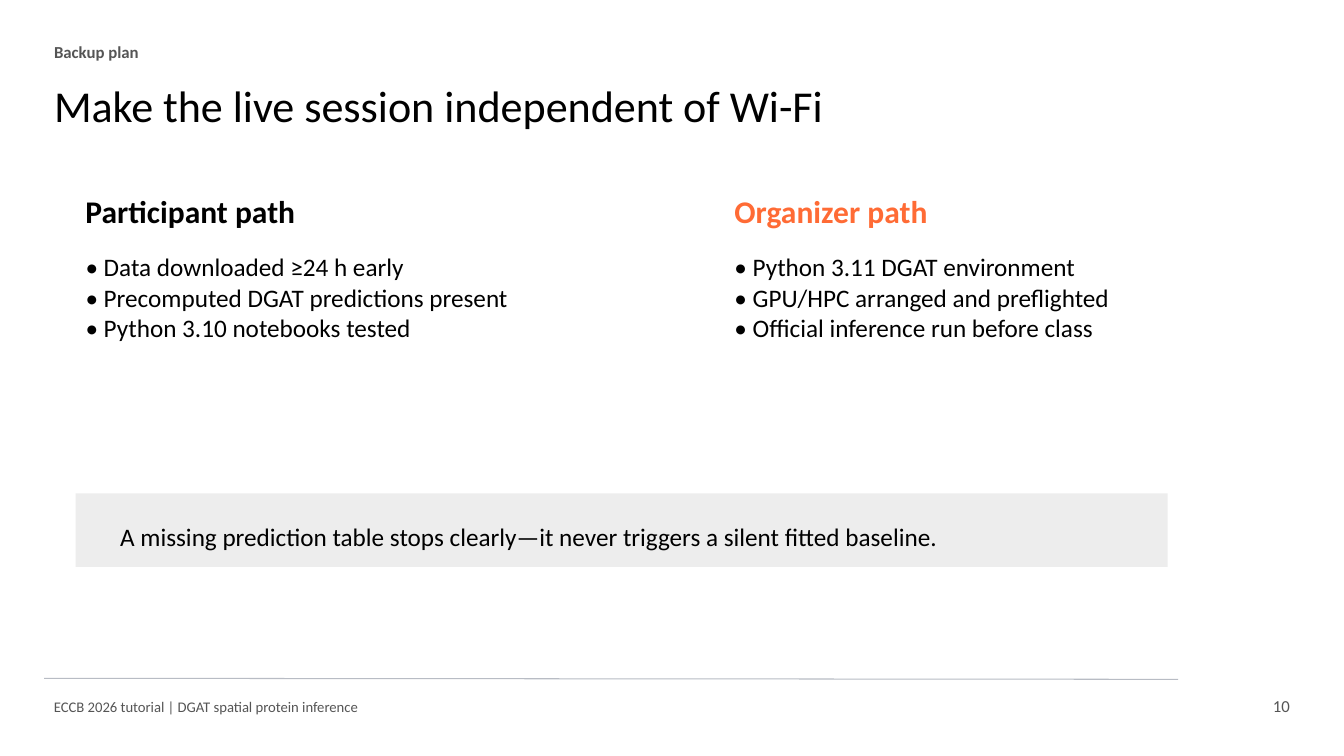
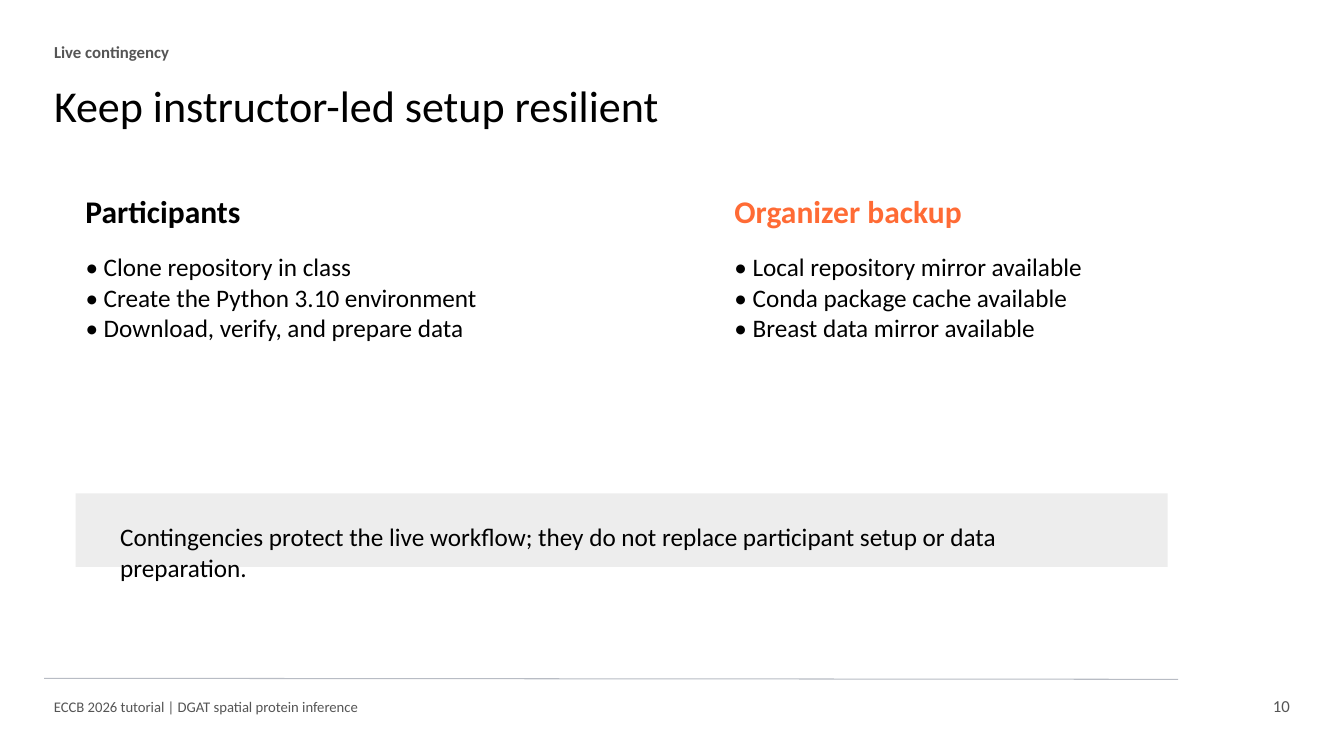
Before and after one commit to osmanbeyoglulab/ECCB-2026-Tutorial, a slide deck: slide 10 of overview/eccb_2026_dgat_tutorial_slides.pptx. Drawn at 1344x756 pixels with LibreOffice and Linux fonts; fonts in the diff are those of the drawing. Boxes give left, top, right and bottom in pixels: in the first picture for what was removed or moved away, otherwise in the second. Text is boxed around its words. In the diff, an @@ line names an element or a change of style, - is before the commit and + after.

```diff
--- a/overview/eccb_2026_dgat_tutorial_slides.pptx
+++ b/overview/eccb_2026_dgat_tutorial_slides.pptx
@@ text at (x1=54, y1=46, x2=169, y2=61): text changed @@
-Backup plan
+Live contingency
@@ text at (x1=54, y1=91, x2=659, y2=129): text changed @@
-Make the live session independent of Wi-Fi
+Keep instructor-led setup resilient
@@ text at (x1=85, y1=201, x2=240, y2=228): text changed @@
-Participant path
+Participants
@@ text at (x1=734, y1=201, x2=961, y2=229): text changed @@
-Organizer path
+Organizer backup
@@ text at (x1=104, y1=258, x2=476, y2=341): text changed @@
-• Data downloaded ≥24 h early
-• Precomputed DGAT predictions present
-• Python 3.10 notebooks tested
+• Clone repository in class
+• Create the Python 3.10 environment
+• Download, verify, and prepare data
@@ text at (x1=753, y1=258, x2=1082, y2=338): text changed @@
-• Python 3.11 DGAT environment
-• GPU/HPC arranged and preflighted
-• Official inference run before class
+• Local repository mirror available
+• Conda package cache available
+• Breast data mirror available
@@ text at (x1=120, y1=528, x2=995, y2=551): text changed @@
-A missing prediction table stops clearly—it never triggers a silent fitted baseline.
+Contingencies protect the live workflow; they do not replace participant setup or data preparation.
```
Also in this commit, not shown: 5 other slides changed, 29 other files.
